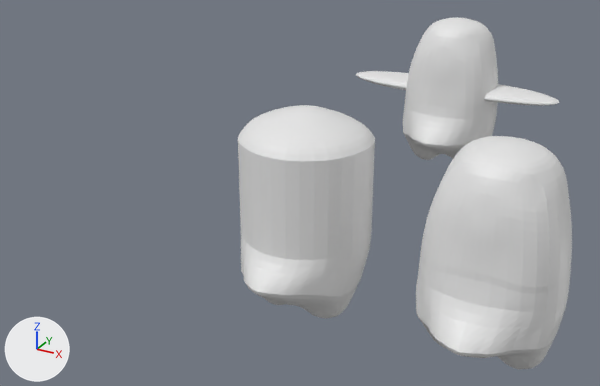
Two versions of the Blender file Wizzy Body.blend, one commit apart.
The view is the same before and after, from a 50 mm camera at (5.03, -15.38, 6.36) aimed at (-0.65, -5.05, 1.19). Lighting does not change. The marker at lower left points along +X, +Y and +Z. The first picture is the older version.
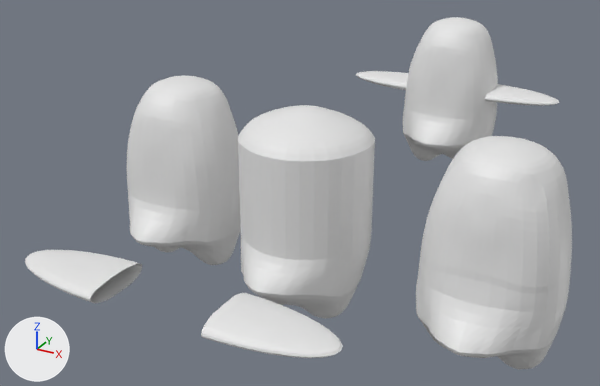
Where the change shows, as pixel boxes [x1, y1, x2, y2] in the pictures (600 x 386 px):
'Sphere.005', added: after [127, 76, 241, 265]
'Sphere.007', added: after [201, 293, 343, 358]
'Sphere.006', added: after [25, 250, 142, 303]

Patch to the scene script:
```diff
--- a/Wizzy Body.blend.py
+++ b/Wizzy Body.blend.py
@@ me_sphere_004 @@
+me_sphere_004.from_pydata(...)  # 3470 vertices, 3504 faces; spans x -0.92..0.92, y -1.24..0.76, z -2.51..0.47
@@ ob_sphere_007 @@
+ob_sphere_007 = bpy.data.objects.new('Sphere.007', me_sphere_003.copy())  # the mesh of ob_sphere_004
+ob_sphere_007.location = (0.73, -9.18, 1.67)
+ob_sphere_007.scale = (1.35, 0.445, 0.11)
@@ ob_sphere_006 @@
+ob_sphere_006 = bpy.data.objects.new('Sphere.006', me_sphere_003.copy())  # the mesh of ob_sphere_004
+ob_sphere_006.location = (-0.73, -9.18, 1.67)
+ob_sphere_006.rotation_euler = (0.0, 3.142, 0.0)  # degrees (0, 180, 0)
+ob_sphere_006.scale = (1.35, 0.445, 0.11)
@@ ob_sphere_005 @@
+ob_sphere_005 = bpy.data.objects.new('Sphere.005', me_sphere_004)
+ob_sphere_005.location = (-2.28, -5.73, 2.49)
```
